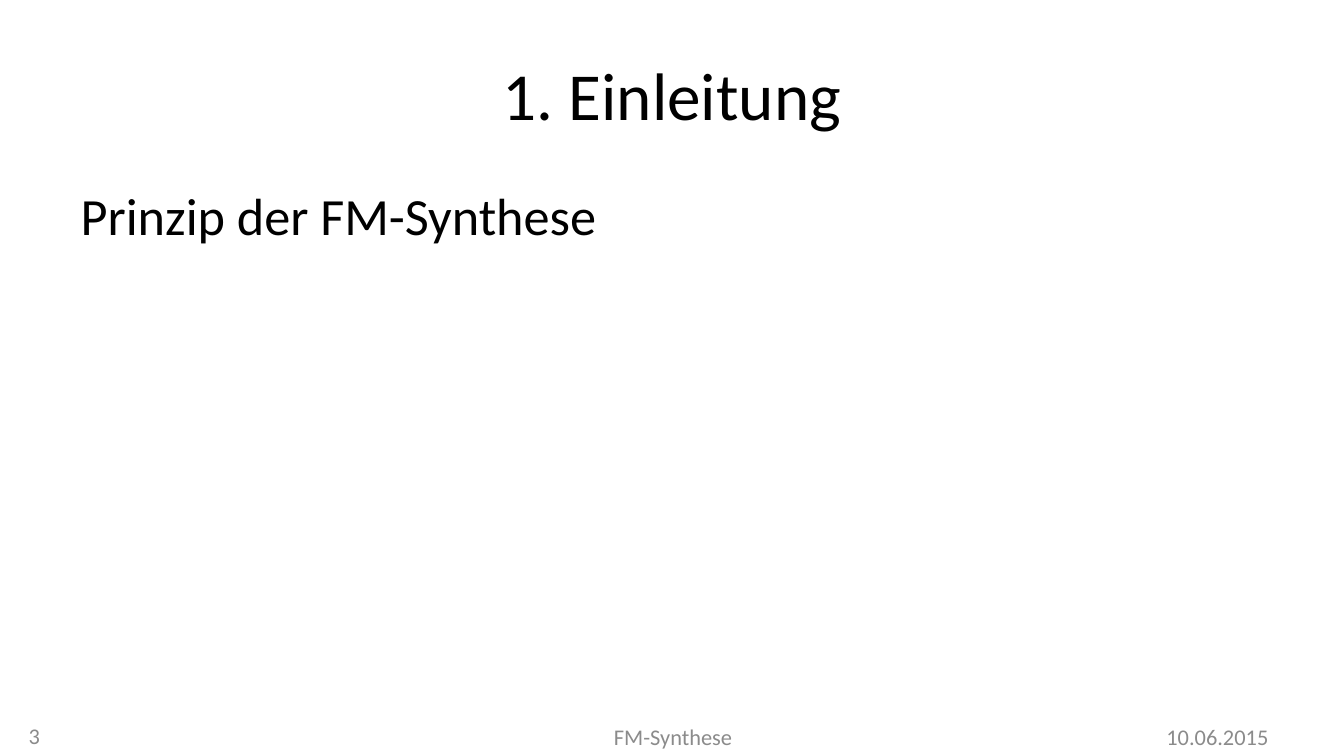
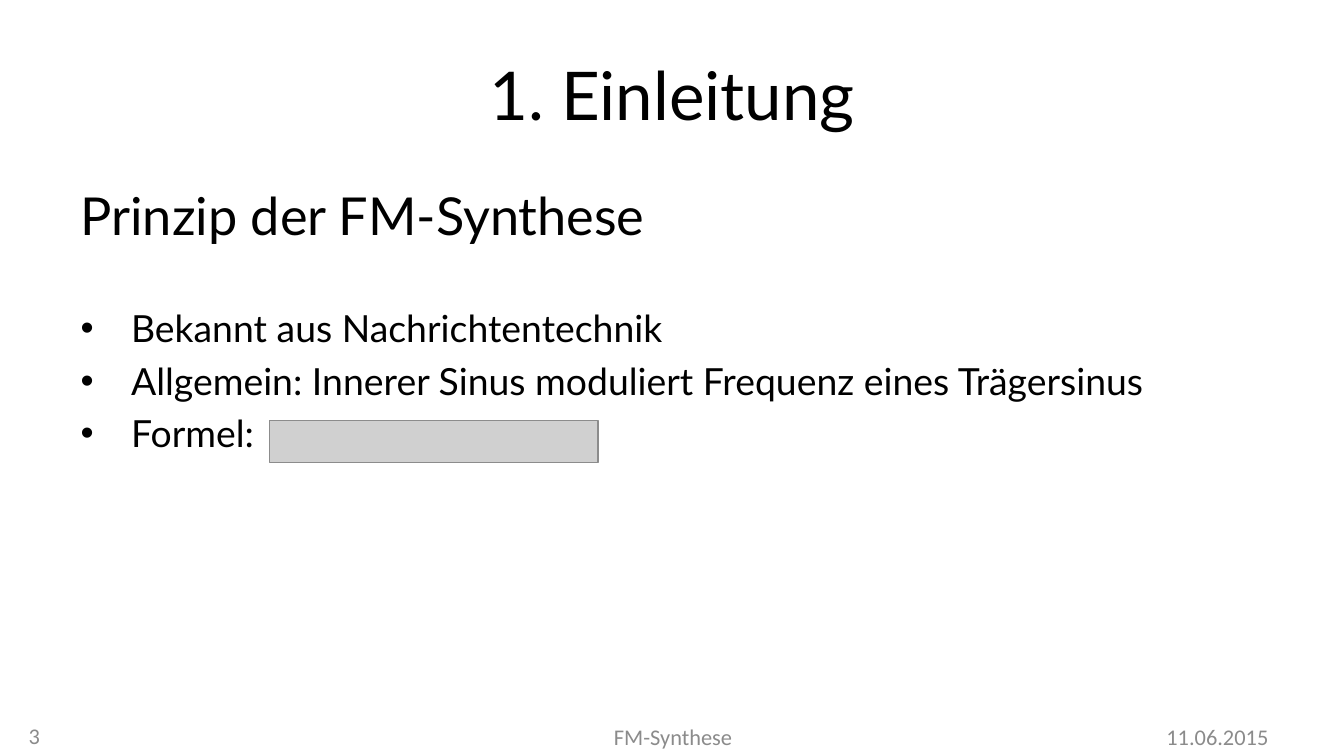
Before and after one commit to MBulli/VSeminar, a slide deck: slide 3 of Praesentation/FMSynthese-Julius.pptx. Drawn at 1344x756 pixels with LibreOffice and Linux fonts; fonts in the diff are those of the drawing; grey boxes stand for pictures; background and template pictures are left out. Boxes give left, top, right and bottom in pixels: in the first picture for what was removed or moved away, otherwise in the second. Text is boxed around its words. In the diff, an @@ line names an element or a change of style, - is before the commit and + after.

Commit message:
Updated presentation

```diff
--- a/Praesentation/FMSynthese-Julius.pptx
+++ b/Praesentation/FMSynthese-Julius.pptx
@@ title "1. Einleitung" at [489, 70, 855, 133]: font Calibri to Lato @@
@@ text at [81, 196, 645, 244]: font Calibri to Lato in "Prinzip der FM-Synthese" @@
@@ text at [131, 314, 1143, 448]: paragraphs added @@
+• Bekannt aus Nachrichtentechnik
+• Allgemein: Innerer Sinus moduliert Frequenz eines Trägersinus
+• Formel:
@@ picture added at [270, 421, 598, 462] @@
@@ text at [1166, 730, 1268, 745]: text changed @@
-10.06.2015
+11.06.2015
```
Also in this commit, not shown: 2 other slides changed, 2 slides added, 1 other file.
